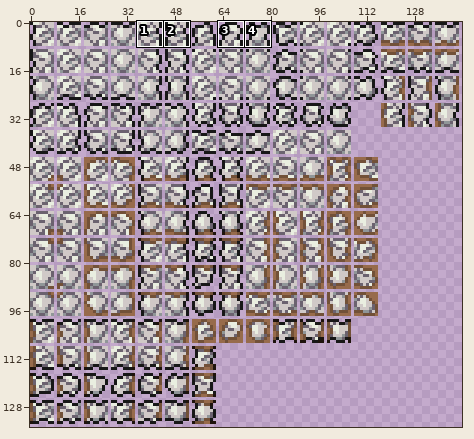
One commit to this sprite sheet: Tiles/Purified/StonePure.png. Above, an overview of the earlier version with the close-up marked.
Close-up. Old version:
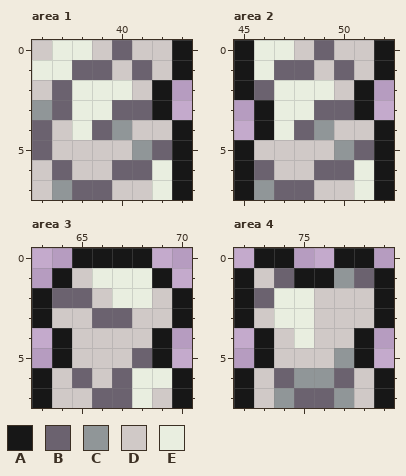
The file is 288x270 pixels, drawn in blocks of 2x2; one block is one cell here. Shown: area 1: x 36..43, y 0..7; area 2: x 45..52, y 0..7; area 3: x 63..70, y 0..7; area 4: x 72..79, y 0..7. The commit also changed other parts of the picture, which this record leaves out.
Palette (. is transparent): A #171717  B #6b626f  C #909698  D #d0c9c7  E #e9eee0
Pixels before, area 1, first column x 36:
0 DEEDBDDA
1 EEBBDBDA
2 DBEEEDA.
3 CBEEBBA.
4 BDEBCDDA
5 BDDDDCBA
6 DBDDBBEA
7 DCBBDDEA
Pixels before, area 2, first column x 45:
0 AEEDBDDA
1 AEBBDBDA
2 ABEEEDA.
3 .AEEBBA.
4 .AEBCDDA
5 ADDDDCBA
6 ABDDBBEA
7 ACBBDDEA
Pixels before, area 3, first column x 63:
0 ..AAAA..
1 .ADEEEA.
2 ABBDEEDA
3 ADDBBDDA
4 .ADDDDA.
5 .ADDDBA.
6 ADBDBEEA
7 ADDBBEDA
Pixels before, area 4, first column x 72:
0 .AA..AA.
1 ADBAACBA
2 ABEEDDDA
3 ADEEDDDA
4 .ADEDDA.
5 .ADDDCA.
6 ADBCCBDA
7 ADCBBCDA
Once edited:
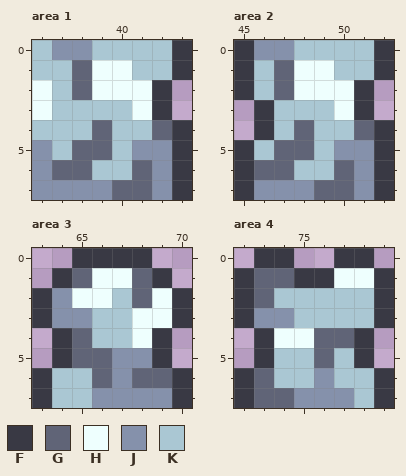
Colours new in this view: F #393944  G #606477  H #eefffe  J #8591ab  K #aac7d3
The edit:
Changed rows in their new state; - is an unchanged pixel.
Area 1:
first column x 36:
0 KJJKKKKF
1 KKGHHKKF
2 HKGHHHF-
3 HKKKKHF-
4 KKKGKKGF
5 JKGGKJJF
6 JGGKKGJF
7 JJJJGGJF
Area 2:
first column x 45:
0 FJJKKKKF
1 FKGHHKKF
2 FKGHHHF-
3 -FKKKHF-
4 -FKGKKGF
5 FKGGKJJF
6 FGGKKGJF
7 FJJJGGJF
Area 3:
first column x 63:
0 --FFFF--
1 -FGHHGF-
2 FJHHKGHF
3 FJJKKHHF
4 -FGKKHF-
5 -FGGJJF-
6 FKKGJGGF
7 FKKJJJJF
Area 4:
first column x 72:
0 -FF--FF-
1 FGGFFHHF
2 FGKKKKKF
3 FJJKKKKF
4 -FHHGGF-
5 -FKKGKF-
6 FGKKJKKF
7 FGGJJJKF
Boxes around the changes in both close-ups, in picture pixels (x1, y1, x2, y2):
changed: (32, 40, 192, 200)
changed: (234, 40, 394, 200)
changed: (32, 248, 192, 408)
changed: (234, 248, 394, 408)
